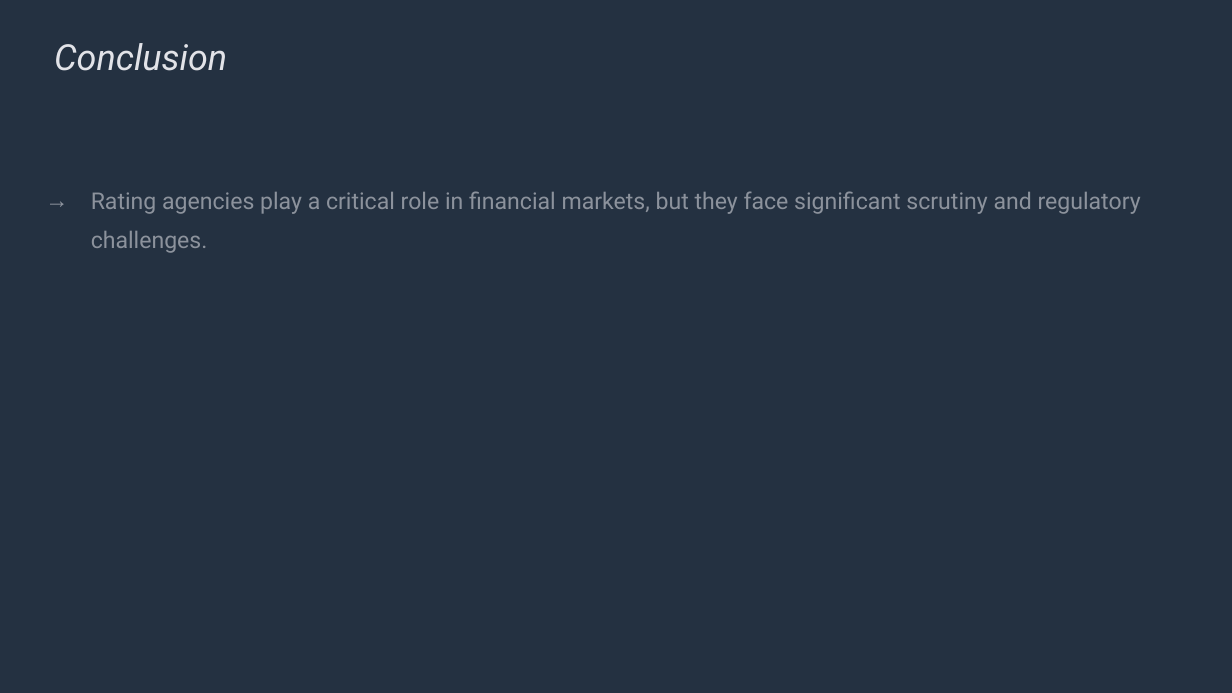
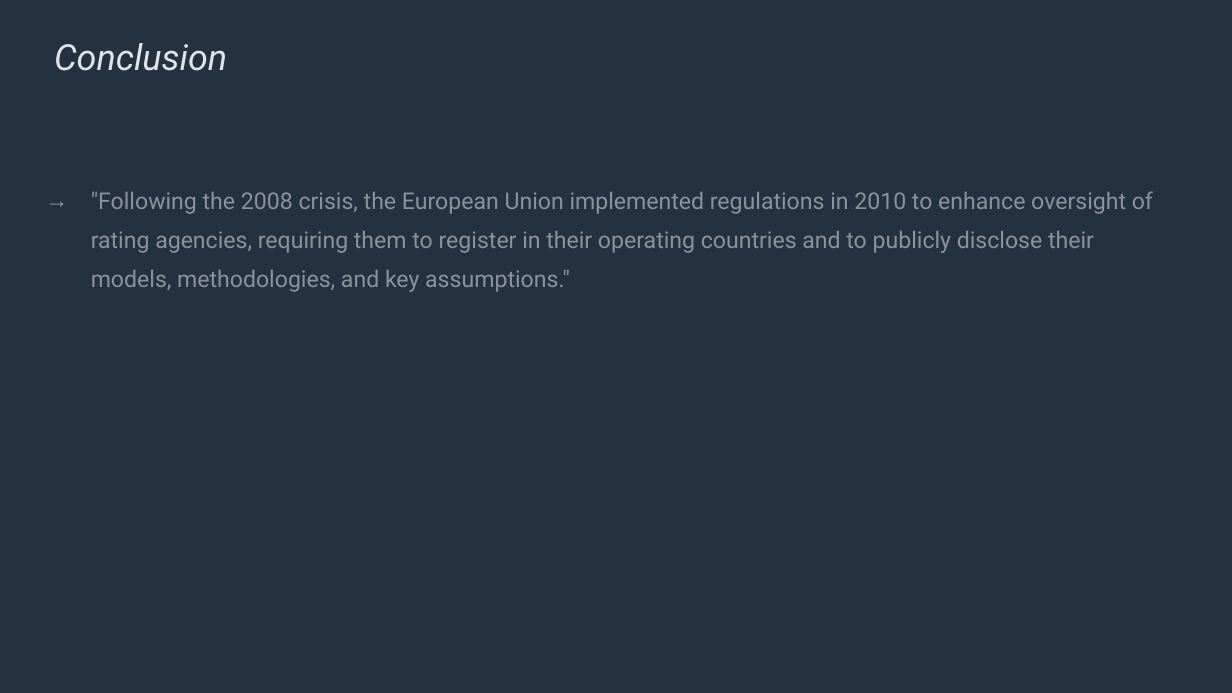
Before and after one commit to issakachaou/M1, a slide deck: slide 7 of Credit Rating Agencies.pptx. Drawn at 1232x693 pixels with LibreOffice and Linux fonts; fonts in the diff are those of the drawing. Boxes give left, top, right and bottom in pixels: in the first picture for what was removed or moved away, otherwise in the second. Text is boxed around its words. In the diff, an @@ line names an element or a change of style, - is before the commit and + after.

```diff
--- a/Credit Rating Agencies.pptx
+++ b/Credit Rating Agencies.pptx
@@ text at (x1=91, y1=191, x2=1153, y2=292): text changed @@
-→ Rating agencies play a critical role in financial markets, but they face significant scrutiny and regulatory challenges.
+→ "Following the 2008 crisis, the European Union implemented regulations in 2010 to enhance oversight of rating agencies, requiring them to register in their operating countries and to publicly disclose their models, methodologies, and key assumptions."
```
Also in this commit, not shown: 15 other files.
